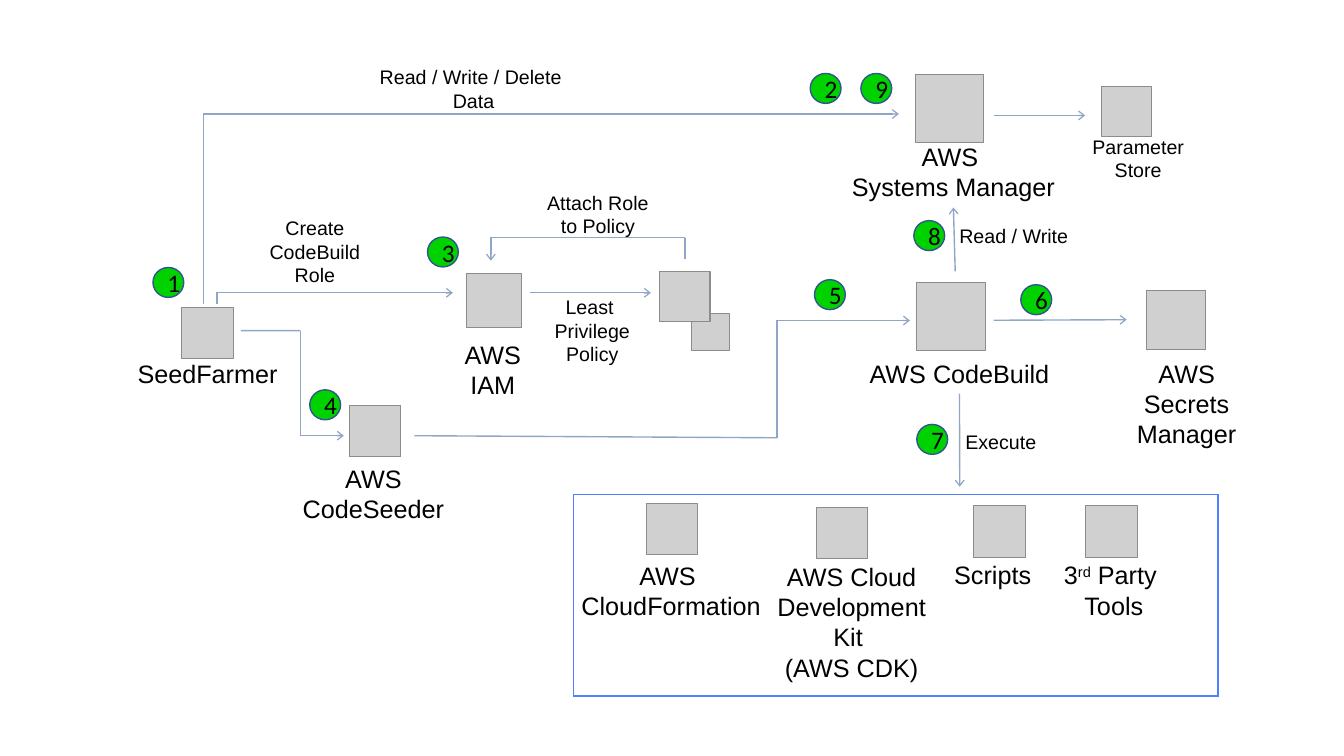
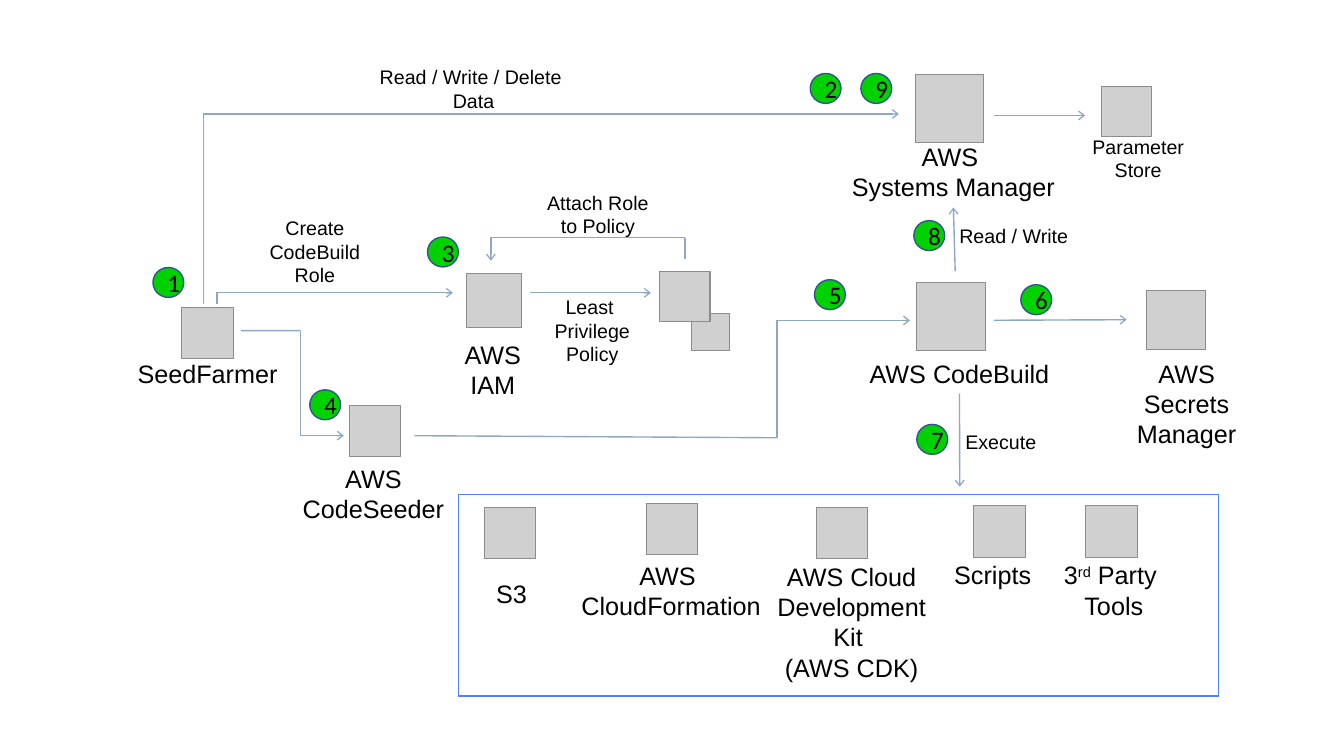
Before and after one commit to awslabs/seed-farmer, a slide deck: slide 1 of docs/source/_static/seedfarmer_diagrams.pptx. Drawn at 1344x756 pixels with LibreOffice and Linux fonts; fonts in the diff are those of the drawing; grey boxes stand for pictures. Boxes give left, top, right and bottom in pixels: in the first picture for what was removed or moved away, otherwise in the second. Text is boxed around its words. In the diff, an @@ line names an element or a change of style, - is before the commit and + after.

```diff
--- a/docs/source/_static/seedfarmer_diagrams.pptx
+++ b/docs/source/_static/seedfarmer_diagrams.pptx
@@ rectangle: place and size @@
-rectangle at bbox=[574, 495, 1218, 697]
+rectangle at bbox=[459, 495, 1219, 697]
@@ picture added at bbox=[485, 508, 535, 559] @@
@@ text added at bbox=[496, 585, 527, 604], 18 pt, text #000000 @@
+S3
```
Also in this commit, not shown: 20 other files.
